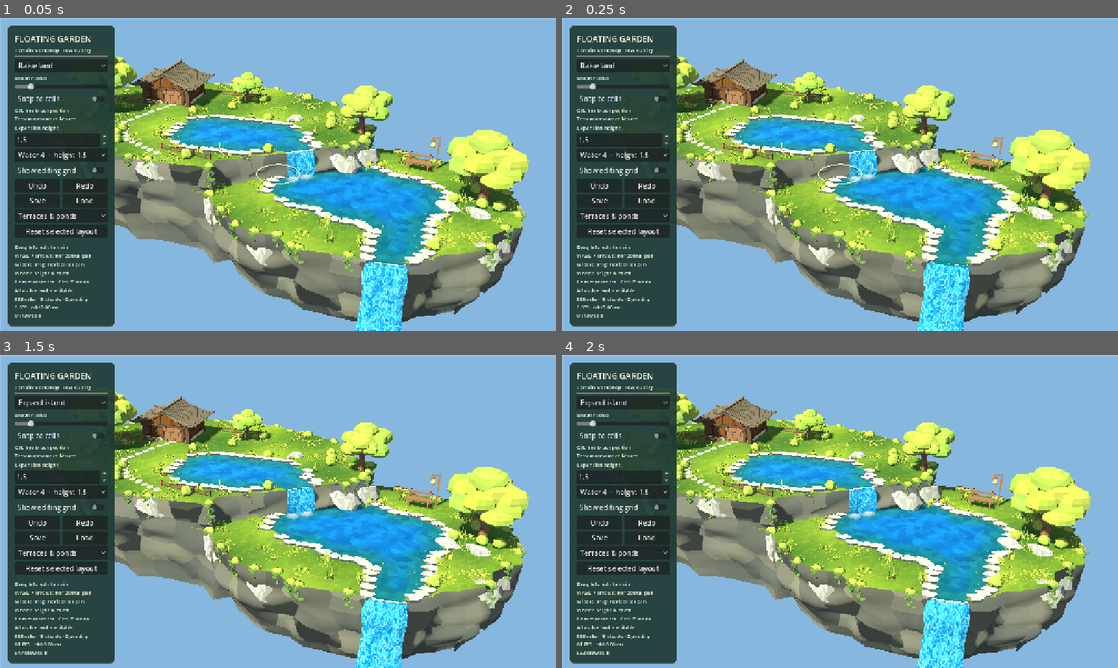
Above: before the commit, frames 1-4 (two rows, left to right).
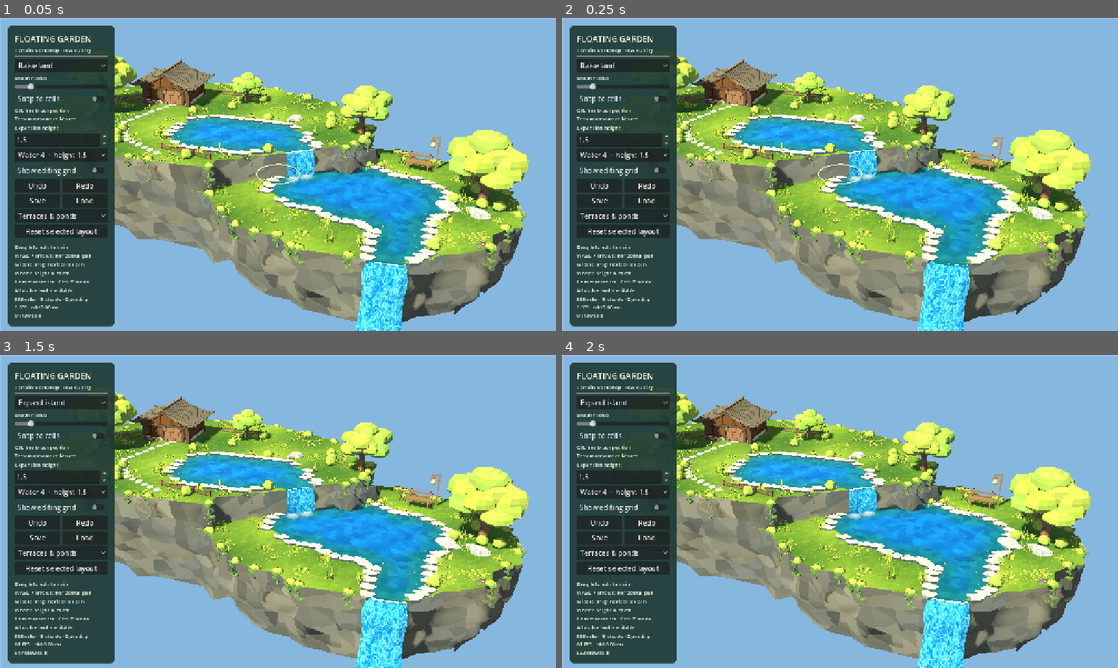
Above: after the commit, the same moments.

Repository: YI1219/Idle_and_incremental_game
Game: Godot game, scene res://scenes/terrain_editor.tscn
The game is run twice, just before and just after one commit, with the same random seed, the same clock (stepped at 60 frames per second) and the same inputs.
Inputs:
- Up to frame 1 (0.05 s): no input
- Up to frame 2 (0.25 s): no input
- Up to frame 3 (1.5 s): click "Raise land" at 0.5 s; click "Snap to cells" at 1.25 s
- Up to frame 4 (2 s): no input

The runs differ from the first frame. In frame 1, 4.7% of the frame differs, in the area x 20-94%, y 38-97%; in frame 2, 4.7%; in frame 3, 4.7%; in frame 4, 4.7%.

Commit message:
Break cliff shading into angular rock faces

Diff:
--- a/art/review/terrain_fidelity/2026-10-05/performance.json
+++ b/art/review/terrain_fidelity/2026-10-05/performance.json
@@ -9,103 +9,103 @@
 		{
 			"cells": 593,
 			"draw_calls": 496.0,
-			"duration_seconds": 12.004473,
+			"duration_seconds": 12.001659,
 			"edits": [
 				{
 					"changed_cells": 16,
 					"operation": "raise",
-					"visible_response_ms": 128.088
+					"visible_response_ms": 162.092
 				},
 				{
 					"changed_cells": 12,
 					"operation": "lower",
-					"visible_response_ms": 119.081
+					"visible_response_ms": 161.275
 				},
 				{
 					"changed_cells": 14,
 					"operation": "expand",
-					"visible_response_ms": 132.695
+					"visible_response_ms": 144.539
 				},
 				{
 					"changed_cells": 16,
 					"operation": "contract",
-					"visible_response_ms": 145.84
+					"visible_response_ms": 177.143
 				}
 			],
-			"frame_count": 1786,
-			"max_ms": 66.532,
-			"median_ms": 6.488,
-			"p95_ms": 15.864,
+			"frame_count": 1021,
+			"max_ms": 82.89,
+			"median_ms": 9.256,
+			"p95_ms": 18.574,
 			"run": 1,
-			"static_memory_mib": 57.8910751342773,
+			"static_memory_mib": 58.1327114105225,
 			"video_memory_mib": 206.875
 		},
 		{
 			"cells": 593,
 			"draw_calls": 496.0,
-			"duration_seconds": 12.001058,
+			"duration_seconds": 12.007142,
 			"edits": [
 				{
 					"changed_cells": 16,
 					"operation": "raise",
-					"visible_response_ms": 128.335
+					"visible_response_ms": 136.507
 				},
 				{
 					"changed_cells": 12,
 					"operation": "lower",
-					"visible_response_ms": 148.857
+					"visible_response_ms": 168.66
 				},
 				{
 					"changed_cells": 14,
 					"operation": "expand",
-					"visible_response_ms": 142.8
+					"visible_response_ms": 160.61
 				},
 				{
 					"changed_cells": 16,
 					"operation": "contract",
-					"visible_response_ms": 150.647
+					"visible_response_ms": 180.076
 				}
 			],
-			"frame_count": 1845,
-			"max_ms": 77.427,
-			"median_ms": 5.433,
-			"p95_ms": 15.899,
+			"frame_count": 1009,
+			"max_ms": 79.268,
+			"median_ms": 9.201,
+			"p95_ms": 18.535,
 			"run": 2,
-			"static_memory_mib": 57.897403717041,
+			"static_memory_mib": 58.1390399932861,
 			"video_memory_mib": 206.875
 		},
 		{
 			"cells": 593,
 			"draw_calls": 496.0,
-			"duration_seconds": 12.003129,
+			"duration_seconds": 12.017442,
 			"edits": [
 				{
 					"changed_cells": 16,
 					"operation": "raise",
-					"visible_response_ms": 137.037
+					"visible_response_ms": 136.742
 				},
 				{
 					"changed_cells": 12,
 					"operation": "lower",
-					"visible_response_ms": 142.895
+					"visible_response_ms": 167.548
 				},
 				{
 					"changed_cells": 14,
 					"operation": "expand",
-					"visible_response_ms": 143.496
+					"visible_response_ms": 159.953
 				},
 				{
 					"changed_cells": 16,
 					"operation": "contract",
-					"visible_response_ms": 151.499
+					"visible_response_ms": 167.106
 				}
 			],
-			"frame_count": 1854,
-			"max_ms": 77.175,
-			"median_ms": 5.615,
-			"p95_ms": 15.458,
+			"frame_count": 1001,
+			"max_ms": 76.42,
+			"median_ms": 9.424,
+			"p95_ms": 18.393,
 			"run": 3,
-			"static_memory_mib": 57.9009323120117,
+			"static_memory_mib": 58.1425685882568,
 			"video_memory_mib": 206.875
 		}
 	],
--- a/art/review/terrain_fidelity/2026-10-05/verification.json
+++ b/art/review/terrain_fidelity/2026-10-05/verification.json
@@ -1,13 +1,27 @@
 {
   "engine": "Godot 4.7.2",
-  "scope": "Fresh cottage material-role and model-space projection refinement; original model geometry unchanged. Actual full/detail/four-edit Metal captures regenerated.",
+  "scope": "Fresh final cliff angular shading and matching embedded-model palette; authoritative contour geometry and picking unchanged. Actual full/detail/four-edit Metal captures regenerated.",
   "suite": [
     {
-      "test": "terrain_cottage_material_test.gd",
+      "test": "terrain_incremental_test.gd",
       "ok": true,
       "exit": 0,
-      "runner": "tests/run_preview.py (Metal Forward+, fixed 60 Hz)",
-      "checks": 7
+      "runner": "tests/run_preview.py --headless (fixed 60 Hz)",
+      "checks": 20
+    },
+    {
+      "test": "terrain_editor_decoration_test.gd",
+      "ok": true,
+      "exit": 0,
+      "runner": "tests/run_preview.py --headless (fixed 60 Hz)",
+      "checks": 118
+    },
+    {
+      "test": "terrain_editor_render_test.gd",
+      "ok": true,
+      "exit": 0,
+      "runner": "tests/run_preview.py --headless (fixed 60 Hz)",
+      "checks": 339
     },
     {
       "test": "terrain_editor_runtime_test.gd",
@@ -22,36 +36,41 @@
       "exit": 0,
       "runner": "tests/run_preview.py --headless (fixed 60 Hz)",
       "checks": 8
+    },
+    {
+      "test": "terrain_model_bounds_test.gd",
+      "ok": true,
+      "exit": 0,
+      "runner": "tests/run_preview.py --headless (fixed 60 Hz)",
+      "checks": 9
     }
   ],
-  "regression": {
-    "before_role_fix": "5/6 passed; plaster gable brightened into roof finish above height threshold",
-    "final_wall_gable_red": [
-      0.6906,
-      0.6885
-    ],
-    "view_space_normal_mutation": "6/7 passed; same panel post moved from .5451 to .6837 red under oblique view",
-    "final_post_red": [
-      0.5451,
-      0.5451
-    ],
-    "coverage": "Real retained plaster material on rendered synthetic patches, plus actual full-cottage capture review. Not exhaustive cottage-surface coverage."
+  "render_verification": {
+    "runner": "tests/run_preview.py tests/capture_terrain_fidelity.gd --resolution 1672x940",
+    "backend": "Metal Forward+",
+    "exit": 0,
+    "operations_changed_cells": {
+      "raise": 16,
+      "lower": 12,
+      "expand": 14,
+      "contract": 16
+    },
+    "output": "Actual full scene, three details, four edits and editor UI"
   },
-  "preceding_terrain_suite": {
-    "revision": "2535c6e",
-    "scripts_passed": 11,
-    "scope": "Contour, incremental, data, decoration, rendering, runtime, camera, waterfall, shoreline, narrow cliffs and model bounds. Fresh at preceding revision; unchanged terrain pipeline not rerun this material-only pass."
+  "previous_revision_checks": {
+    "fed1ca3": "Cottage material 7/7; runtime 22/22 and camera 8/8",
+    "2535c6e": "Eleven terrain scripts freshly passed at this revision; retained geometry-specific suite not fully rerun for the shader-only pass."
   },
   "preservation": {
     "unrelated_local_files_unchanged": 8,
     "kenney_source_glbs_unchanged": 11,
-    "refined_cottage_matches_HEAD": true,
-    "received_cottage_originals_unchanged": 2
+    "refined_cottage_matches_HEAD": true
   },
-  "review": "Independent read-only reviewer found no Critical/Important issue, reran 7/7 and inspected before/after actual cottage captures. Warmer gable is more consistent, while layered timber, windows and eaves remain visual gaps. User visual acceptance is pending.",
+  "review": "Independent read-only review of final code and actual before/after captures found no Critical/Important issue. Normal quantization was removed after stretched-patch feedback. Body facets stay world anchored; embedded stones share palette, retain physical normals and receive material after merge. Review did not rerun Godot during reserved benchmark window. Some elongated patches and broad physical shell remain; whole-scene visual acceptance pending.",
   "limitations": [
-    "Performance measured only on M4 Pro; target laptops and long idle unmeasured.",
-    "This focused material check is not exhaustive surface coverage.",
-    "Previous gameplay suite and preceding terrain suite remain revision-specific evidence."
+    "Shading improvement does not establish physical rock-volume fidelity.",
+    "Temporal shimmer and target-device rendering unverified.",
+    "Current M4 Pro frame-time samples higher than preceding cottage pass; no performance improvement claimed.",
+    "Target laptops and long idle remain unmeasured."
   ]
 }
--- a/scripts/terrain_editor/terrain_models.gd
+++ b/scripts/terrain_editor/terrain_models.gd
@@ -39,6 +39,10 @@
 			spray.append({"mesh":part.mesh,"pose":pose})
 	assets.vine=spray
 	for kind in assets:assets[kind]=[_merge(assets[kind])]
+	# Apply after merging, which intentionally replaces individual source materials.
+	var rock_material:=ShaderMaterial.new()
+	rock_material.shader=load("res://shaders/terrain_editor/cliff_rock.gdshader")
+	assets.cliff_rock[0].mesh.surface_set_material(0,rock_material)
 
 func _load(id:String,kind:String)->Array:
 	var document:=GLTFDocument.new()
--- a/shaders/terrain_editor/cliff.gdshader
+++ b/shaders/terrain_editor/cliff.gdshader
@@ -1,32 +1,36 @@
 shader_type spatial;
 render_mode cull_disabled;
+#include "cliff_palette.gdshaderinc"
 varying vec3 world_position;
 varying vec3 world_normal;
 void vertex(){
 	world_position=(MODEL_MATRIX*vec4(VERTEX,1.0)).xyz;
 	world_normal=normalize(MODEL_NORMAL_MATRIX*NORMAL);
 }
-vec3 rock_hash(vec3 p){
-	vec3 q=fract(p*vec3(.123,.117,.139));
-	q+=dot(q,q.zxy+vec3(19.19));
-	return fract(vec3((q.x+q.y)*q.z,(q.y+q.z)*q.x,(q.z+q.x)*q.y));
-}
 void fragment(){
 	// One world-space rock field across the joined cliff volume. Broad facets
 	// stay anchored through edits instead of exposing the mesh's height rows.
 	vec3 p=world_position/vec3(2.2,1.8,2.2);
-	vec3 cell=floor(p);vec3 f=fract(p);float nearest=10.0;vec3 selected=cell;
+	vec3 cell=floor(p);vec3 f=fract(p);float nearest=10.0;vec3 selected=cell;vec3 local=vec3(0.0);
 	for(int z=-1;z<=1;z++)for(int y=-1;y<=1;y++)for(int x=-1;x<=1;x++){
 		vec3 offset=vec3(float(x),float(y),float(z));
 		vec3 delta=offset+rock_hash(cell+offset)*.72+.14-f;
 		float d=dot(delta,delta);
-		if(d<nearest){nearest=d;selected=cell+offset;}
+		if(d<nearest){nearest=d;selected=cell+offset;local=-delta;}
 	}
 	vec3 variation=rock_hash(selected+vec3(17.0));
-	vec3 perturb=(variation-.5)*.90;
-	vec3 facet_normal=normalize(world_normal+perturb);
+	// Three oblique planes split each rock into smaller angular faces. Their
+	// coordinates are site-relative and world anchored, never screen dependent.
+	vec3 face=step(vec3(0.0),vec3(dot(local,vec3(.78,.21,.58)),dot(local,vec3(-.42,.86,.29)),dot(local,vec3(.35,.38,-.85))));
+	vec3 face_variation=rock_hash(selected+face*vec3(7.0,13.0,19.0)+vec3(31.0));
+	vec3 perturb=(variation-.5)*.50+(face_variation-.5)*.38;
+	// Let the rock faces dominate broad height-row curvature, keeping the
+	// silhouette/picking mesh intact while reducing horizontal shading bands.
+	vec3 planar_normal=normalize(vec3(world_normal.x,world_normal.y*.30,world_normal.z));
+	vec3 facet_normal=normalize(planar_normal+perturb);
 	NORMAL=normalize((VIEW_MATRIX*vec4(facet_normal,0.0)).xyz);
-	vec3 gray=mix(vec3(.32,.345,.345),vec3(.49,.49,.435),variation.x);
+	vec3 gray=cliff_gray(variation.x);
+	gray*=.94+.10*face_variation.y;
 	ALBEDO=gray;
 	ROUGHNESS=.96;
 	SPECULAR=.15;
--- /dev/null
+++ b/shaders/terrain_editor/cliff_rock.gdshader
@@ -0,0 +1,12 @@
+shader_type spatial;
+#include "cliff_palette.gdshaderinc"
+varying vec3 rock_origin;
+void vertex(){rock_origin=(MODEL_MATRIX*vec4(0.0,0.0,0.0,1.0)).xyz;}
+void fragment(){
+	// Each retained model already has physical flat faces. Match the body
+	// palette without repeating its nearest-site search at every rock pixel.
+	vec3 variation=rock_hash(floor(rock_origin/vec3(2.2,1.8,2.2))+vec3(17.0));
+	ALBEDO=cliff_gray(variation.x)*clamp(COLOR.r/.714,.85,1.06);
+	ROUGHNESS=.96;
+	SPECULAR=.15;
+}
Not shown, added: shaders/terrain_editor/cliff_palette.gdshaderinc
Not shown, changed: CURRENT_CONTEXT.md
Not shown, changed: art/README.md
Not shown, changed: art/review/terrain_fidelity/2026-10-05/review.md
Not shown, changed: docs/terrain.md
